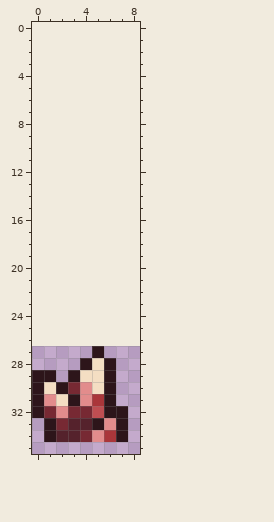
Pixel-art sprite -- ArchaeaMod/Merged/Tiles/c_crystalsmall.png. Above, as it was before the edit.
The file is 18x18 pixels, drawn in blocks of 2x2; one block is one cell here. The old version is drawn lined up with the new one, on the new canvas.
After the commit:
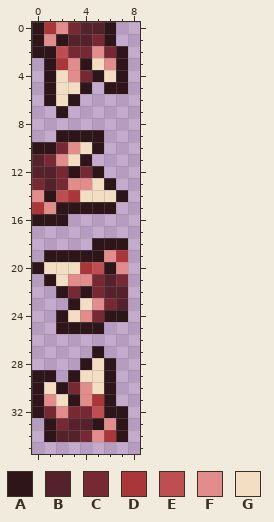
Palette (. is transparent): A #2d151a  B #55222c  C #772933  D #aa363a  E #bf4e52  F #e28c8c  G #f4dec3
Diff:
{"change": "canvas 9x9 -> 9x36, the old top-left corner now at 0,27"}
{"y":0,"x":0,"old":".......","new":"ADFCBBA"}
{"y":1,"x":0,"old":".......","new":"AFABBCA"}
{"y":2,"x":0,"old":"........","new":"AAECCFCA"}
{"y":3,"x":1,"old":".......","new":"ADFAGFA"}
{"y":4,"x":1,"old":".......","new":"AGFCAGA"}
{"y":5,"x":1,"old":"....","new":"AGGA"}
{"y":5,"x":6,"old":"..","new":"AA"}
{"y":6,"x":1,"old":"...","new":"AGA"}
{"y":7,"x":2,"old":".","new":"A"}
{"y":9,"x":2,"old":"....","new":"AAAA"}
{"y":10,"x":0,"old":"......","new":"AACFGA"}
{"y":11,"x":0,"old":".....","new":"BCFGA"}
{"y":12,"x":0,"old":"......","new":"BBCACA"}
{"y":13,"x":0,"old":".......","new":"CBCFFGA"}
{"y":14,"x":0,"old":"........","new":"FAEDGGGA"}
{"y":15,"x":0,"old":".......","new":"DFAAAAA"}
{"y":16,"x":0,"old":"...","new":"AAA"}
{"y":18,"x":5,"old":"...","new":"AAA"}
{"y":19,"x":1,"old":".......","new":"AAAAAFD"}
{"y":20,"x":0,"old":"........","new":"AGGGDEAF"}
{"y":21,"x":1,"old":".......","new":"AGFFCBC"}
{"y":22,"x":2,"old":"......","new":"ACACBB"}
{"y":23,"x":3,"old":".....","new":"AGFCB"}
{"y":24,"x":2,"old":"......","new":"AGFCAA"}
{"y":25,"x":2,"old":"....","new":"AAAA"}
{"label":"added","picture_box":[32,22,128,334]}
